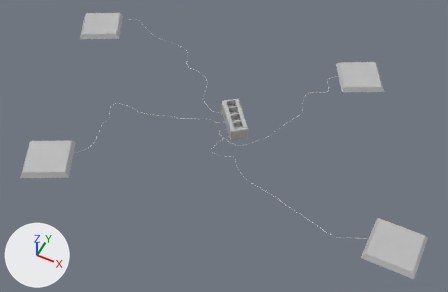
Renders of the FBX model Assets/Resources/Prefabs/Cube-task-2.0.fbx from each side of a commit.
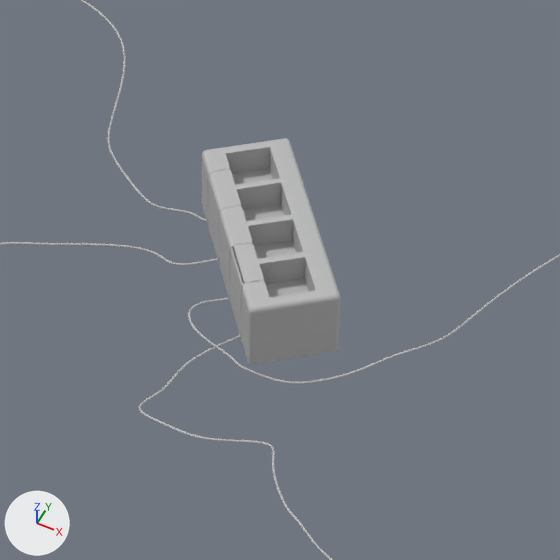
There are two pictures of each version: one whole from a 50 mm lens placed at (7.55, -5.36, 18.61), pointed at (-0.1, 9.95, -0.53), one close up on the part from 41% to 65% of the width and 25% to 61% of the height. Lighting does not change. The marker at lower left points along +X, +Y and +Z. Where no turn or scale is listed for an object, it has been applied to the vertices.
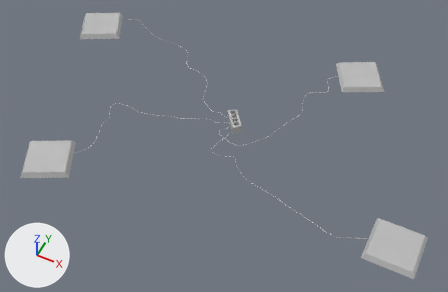
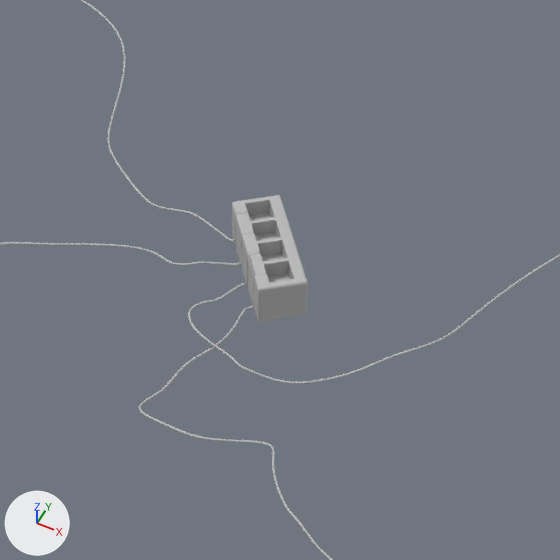
What the commit changed:
Object 'pCube45' (ob_pcube45) moves from (-0.001, 10.732, 0.365) to (-0.001, 10.732, 0.265).
Object 'pCube45' (ob_pcube45) is rescaled from (0.01, 0.01, 0.01) to (0.0055, 0.006, 0.0055).

Boxes (x1, y1, x2, y2) around the edits, measured in the close-ups (560 x 560 px):
'pCube45', moved, rescaled (45% narrower, 44% shorter): before (202, 138, 341, 364); after (232, 195, 308, 322)
